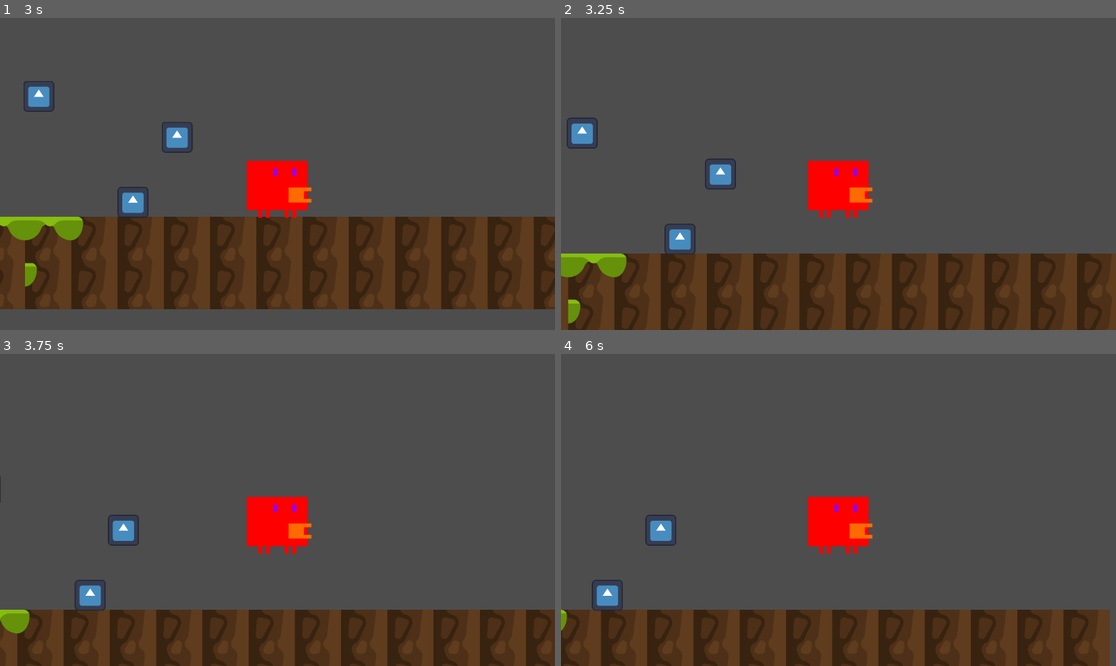
Above: before the commit, frames 1-4 (two rows, left to right).
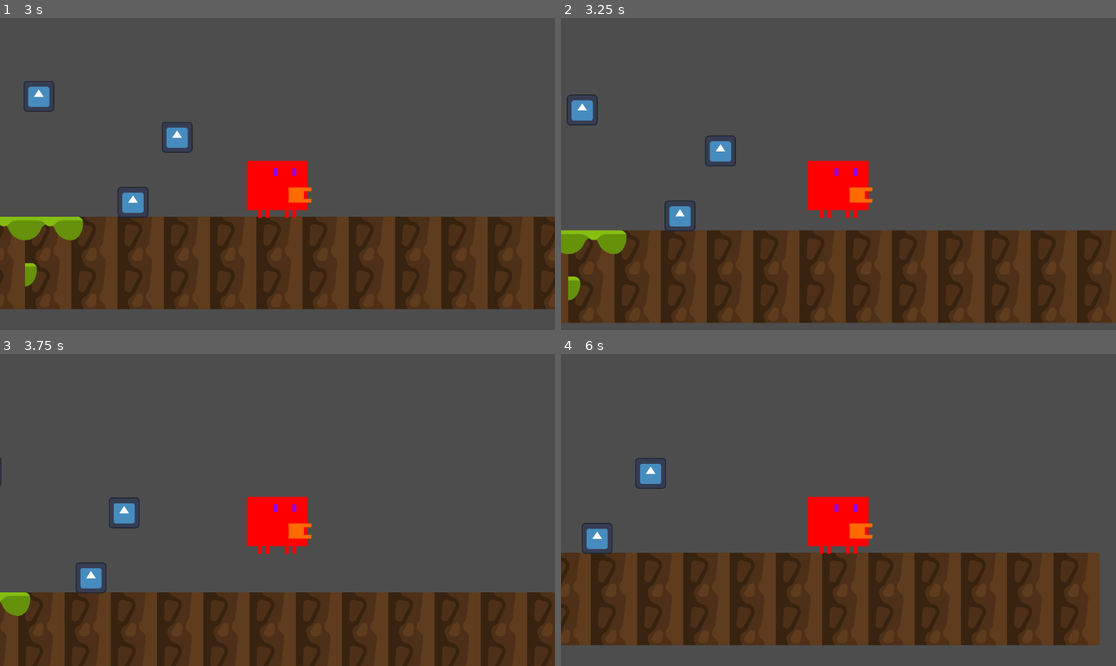
Above: after the commit, the same moments.

Repository: scuffedplus/crabGameCPT
Game: Godot game, scene res://new_scene.tscn
The game is run twice, just before and just after one commit, with the same random seed, the same clock (stepped at 60 frames per second) and the same inputs. The engine's default icon, where the game draws it, is replaced by a stand-in: a white triangle on a blue panel in a dark square.
Inputs:
- Up to frame 1 (3 s): hold Z 0.53-1.28 s; hold Right (ui_right) 0.53-2.03 s; tap Up (ui_up) at 0.77, 1.52 s; tap Z at 1.35, 2.3 s; hold Left (ui_left) 2.03-2.78 s; hold X 2.03-2.78 s; hold Right (ui_right) from 2.78 s (still down); tap Shift at 2.85 s
- Up to frame 2 (3.25 s): keep holding Right (ui_right); tap Up (ui_up) at 3.02 s; tap Z at 3.05 s
- Up to frame 3 (3.75 s): keep holding Right (ui_right); hold Z from 3.53 s (still down)
- Up to frame 4 (6 s): tap Up (ui_up) at 3.77, 4.52 s; release Right (ui_right) at 4.28 s; release Z at 4.28 s; hold Left (ui_left) 4.28-5.03 s; tap Z at 4.35, 5.3 s; hold Right (ui_right) 5.03-5.78 s; hold X 5.03-5.78 s; hold Left (ui_left) from 5.78 s (still down); tap Shift at 5.85 s

Frame 1 is identical in both runs. In frame 2, 13% of the frame differs, in the area x 0-100%, y 24-100%; in frame 3, 7.8%; in frame 4, 28%, in the area x 0-99%, y 33-100%.

Commit message:
FIX AGH

Diff:
--- a/Crab Game Godot/Player/CharacterBodyMovement2D.gd
+++ b/Crab Game Godot/Player/CharacterBodyMovement2D.gd
@@ -13,7 +13,7 @@
 
 const MaxHP = 3
 var CurrentHP = 300
-
+var JumpState = false
 const MaxWalkSpeed = 250
 const MaxRunSpeed = 600
 var Accel = 100
@@ -75,6 +75,7 @@
 		if (Poundability):
 			velocity.y += gravity * delta
 	else:
+		JumpState = false
 		MaxDecel = OnGroundMaxDecel
 		if (Poundability == false):
 			UnGroundPound()
@@ -103,6 +104,10 @@
 #JUMPING LOGIC
 	if (Input.is_key_pressed(KEY_Z) and is_on_floor()):
 		velocity.y = JUMP_VELOCITY
+		JumpState = true
+	if (JumpState):
+		if (!Input.is_key_pressed(KEY_Z) && velocity.y < 0):
+			velocity.y = velocity.y/10
 
 #LEFT AND RIGHT ACCELLERATION CODE
 	if (Input.is_key_pressed(KEY_SHIFT)):
@@ -202,6 +207,7 @@
 #Called when bouncing on an enemy
 #Checks whether the player was groundpounding
 func Boing():
+	JumpState = false
 	Stunned = false
 	if (Poundability == false):
 		UnGroundPound()
--- a/Crab Game Godot/new_scene.tscn
+++ b/Crab Game Godot/new_scene.tscn
@@ -61,6 +61,21 @@
 sources/0 = SubResource("TileSetAtlasSource_i7ey5")
 sources/1 = SubResource("TileSetAtlasSource_6nwfv")
 
+[sub_resource type="Animation" id="Animation_ynmyr"]
+resource_name = "GroundPound"
+tracks/0/type = "value"
+tracks/0/imported = false
+tracks/0/enabled = true
+tracks/0/path = NodePath(".:frame")
+tracks/0/interp = 1
+tracks/0/loop_wrap = true
+tracks/0/keys = {
+"times": PackedFloat32Array(1),
+"transitions": PackedFloat32Array(1),
+"update": 1,
+"values": [11]
+}
+
 [sub_resource type="Animation" id="Animation_ahcsw"]
 resource_name = "Idle"
 tracks/0/type = "value"
@@ -76,6 +91,36 @@
 "values": [0]
 }
 
+[sub_resource type="Animation" id="Animation_c60yk"]
+resource_name = "Jump"
+tracks/0/type = "value"
+tracks/0/imported = false
+tracks/0/enabled = true
+tracks/0/path = NodePath(".:frame")
+tracks/0/interp = 1
+tracks/0/loop_wrap = true
+tracks/0/keys = {
+"times": PackedFloat32Array(0),
+"transitions": PackedFloat32Array(1),
+"update": 1,
+"values": [10]
+}
+
+[sub_resource type="Animation" id="Animation_4k8pb"]
+resource_name = "Punch"
+tracks/0/type = "value"
+tracks/0/imported = false
+tracks/0/enabled = true
+tracks/0/path = NodePath(".:frame")
+tracks/0/interp = 1
+tracks/0/loop_wrap = true
+tracks/0/keys = {
+"times": PackedFloat32Array(0, 0.1, 0.2, 0.3, 0.4, 0.5, 0.6, 0.7, 0.8),
+"transitions": PackedFloat32Array(1, 1, 1, 1, 1, 1, 1, 1, 1),
+"update": 1,
+"values": [0, 1, 2, 3, 4, 5, 6, 7, 0]
+}
+
 [sub_resource type="Animation" id="Animation_7nt7p"]
 length = 0.001
 tracks/0/type = "value"
@@ -89,21 +134,6 @@
 "transitions": PackedFloat32Array(1),
 "update": 1,
 "values": [0]
-}
-
-[sub_resource type="Animation" id="Animation_4k8pb"]
-resource_name = "Punch"
-tracks/0/type = "value"
-tracks/0/imported = false
-tracks/0/enabled = true
-tracks/0/path = NodePath(".:frame")
-tracks/0/interp = 1
-tracks/0/loop_wrap = true
-tracks/0/keys = {
-"times": PackedFloat32Array(0, 0.1, 0.2, 0.3, 0.4, 0.5, 0.6, 0.7, 0.8),
-"transitions": PackedFloat32Array(1, 1, 1, 1, 1, 1, 1, 1, 1),
-"update": 1,
-"values": [0, 1, 2, 3, 4, 5, 6, 7, 0]
 }
 
 [sub_resource type="Animation" id="Animation_lqr5b"]
@@ -120,36 +150,6 @@
 "transitions": PackedFloat32Array(1, 1),
 "update": 1,
 "values": [8, 9]
-}
-
-[sub_resource type="Animation" id="Animation_c60yk"]
-resource_name = "Jump"
-tracks/0/type = "value"
-tracks/0/imported = false
-tracks/0/enabled = true
-tracks/0/path = NodePath(".:frame")
-tracks/0/interp = 1
-tracks/0/loop_wrap = true
-tracks/0/keys = {
-"times": PackedFloat32Array(0),
-"transitions": PackedFloat32Array(1),
-"update": 1,
-"values": [10]
-}
-
-[sub_resource type="Animation" id="Animation_ynmyr"]
-resource_name = "GroundPound"
-tracks/0/type = "value"
-tracks/0/imported = false
-tracks/0/enabled = true
-tracks/0/path = NodePath(".:frame")
-tracks/0/interp = 1
-tracks/0/loop_wrap = true
-tracks/0/keys = {
-"times": PackedFloat32Array(1),
-"transitions": PackedFloat32Array(1),
-"update": 1,
-"values": [11]
 }
 
 [sub_resource type="AnimationLibrary" id="AnimationLibrary_4mflg"]
